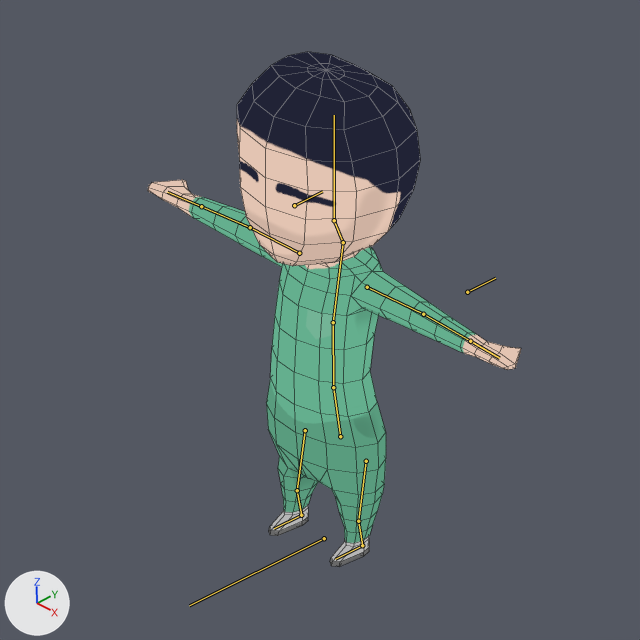
What one commit did to the Blender file Assets/Models/Base_Character.blend.
The view is the same before and after, from the file's camera 'Camera'. Lighting does not change. The marker at lower left points along +X, +Y and +Z. The bones that bend it are drawn over the model as lines. Mesh edges are drawn as thin lines.
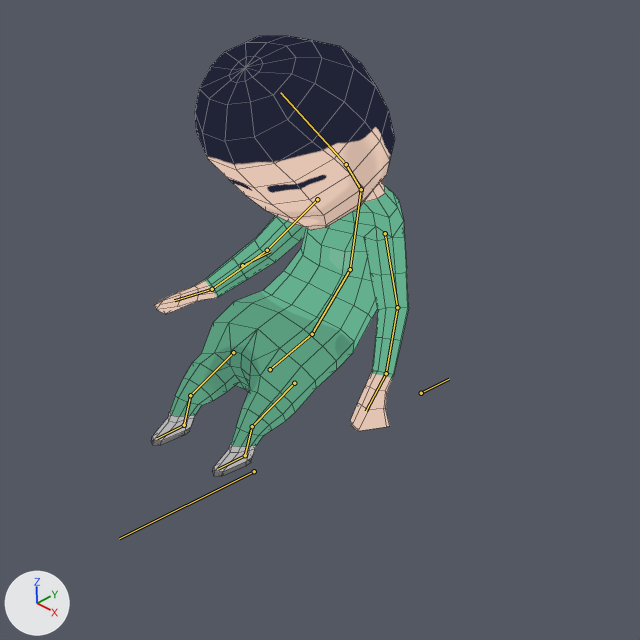
The newer file adds an action. The first version stands in its rest pose; the second is drawn at frame 0 of the action 'ChairSleeping'.

Location of each change, [x1, y1, x2, y2] in pixels of the pictures (640 x 640 px):
'Cylinder.001', posed (31% narrower, 14% shorter)
    before: [148, 52, 521, 566]
    after: [151, 36, 409, 476]
bone 'MasterBone', root to tip
    before: (324, 538) to (189, 605)
    after: (254, 471) to (119, 538)
bone 'ArmPoleTarget.L', root to tip
    before: (467, 292) to (495, 278)
    after: (421, 393) to (449, 379)
bone 'ArmPoleTarget.R', root to tip
    before: (294, 205) to (322, 191)
    after: (242, 265) to (270, 251)
bone 'LowerBack', root to tip
    before: (340, 436) to (333, 387)
    after: (270, 369) to (312, 334)
bone 'UpperBack', root to tip
    before: (333, 387) to (333, 322)
    after: (312, 334) to (350, 269)
bone 'Chest', root to tip
    before: (333, 322) to (343, 242)
    after: (350, 269) to (361, 189)
bone 'Neck', root to tip
    before: (343, 242) to (334, 220)
    after: (361, 189) to (346, 164)
bone 'Head', root to tip
    before: (334, 220) to (334, 115)
    after: (346, 164) to (280, 92)

What the commit changed:
Bone 'MasterBone' (bone_masterbone) moves from (0.0, 0.0, 0.0) to (-1.47, 1.05, 0.58).
Bone 'LegControl.L' (bone_legcontrol_l) moves from (0.0, 0.0, 0.0) to (0.0, 1.1, -0.89).
Bone 'ArmIK.L' (bone_armik_l) moves from (0.0, 0.0, 0.0) to (-0.63, -2.1, -3.41).
Bone 'LegControl.R' (bone_legcontrol_r) moves from (0.0, 0.0, 0.0) to (0.0, 1.1, -0.89).
Bone 'ArmIK.R' (bone_armik_r) moves from (0.0, 0.0, 0.0) to (-0.24, -2.04, -2.41).
Bone 'ArmPoleTarget.L' (bone_armpoletarget_l) moves from (0.0, 0.0, 0.0) to (0.07, 0.48, -3.37).
Bone 'ArmPoleTarget.R' (bone_armpoletarget_r) moves from (0.0, 0.0, 0.0) to (0.42, 0.0, -2.25).
Bone 'LowerBack' (bone_lowerback) turns from (0, 0, 0) to (-83, 0, 0) degrees about its own x, y and z.
Bone 'UpperBack' (bone_upperback) turns from (0, 0, 0) to (-46, 0, 0) degrees about its own x, y and z.
Bone 'Chest' (bone_chest) turns from (0, 0, 0) to (45, 0, 0) degrees about its own x, y and z.
Bone 'Neck' (bone_neck) turns from (0, 0, 0) to (1, 6, 16) degrees about its own x, y and z.
Bone 'Head' (bone_head) turns from (0, 0, 0) to (34, 3, 0) degrees about its own x, y and z.
